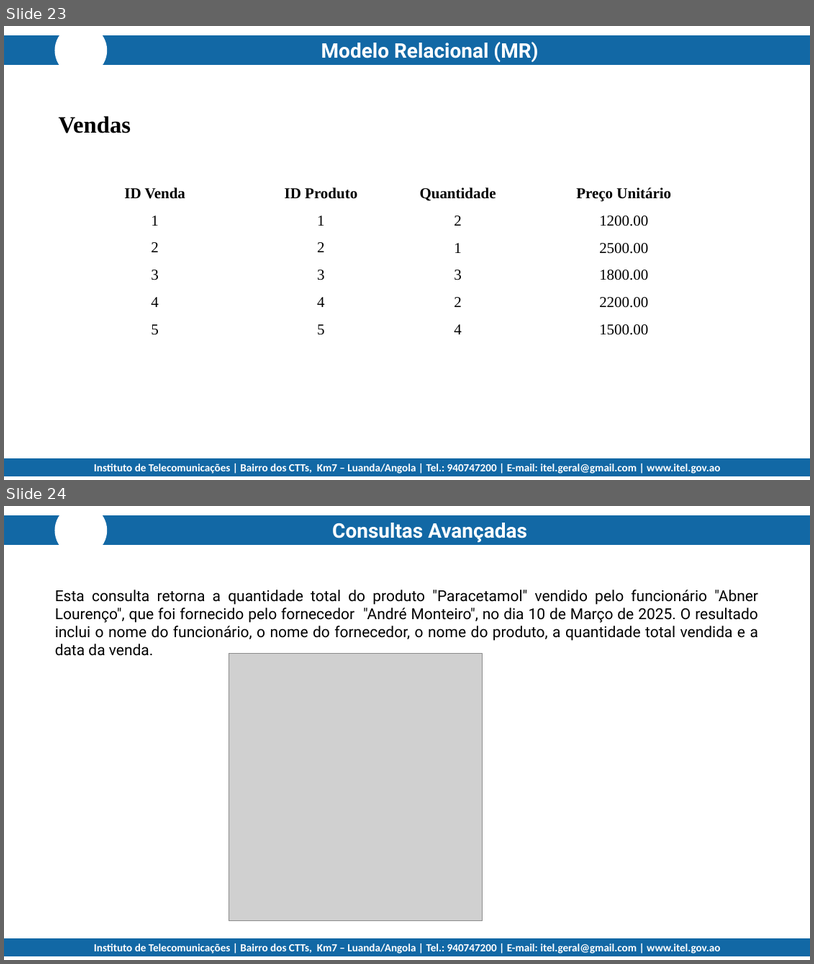
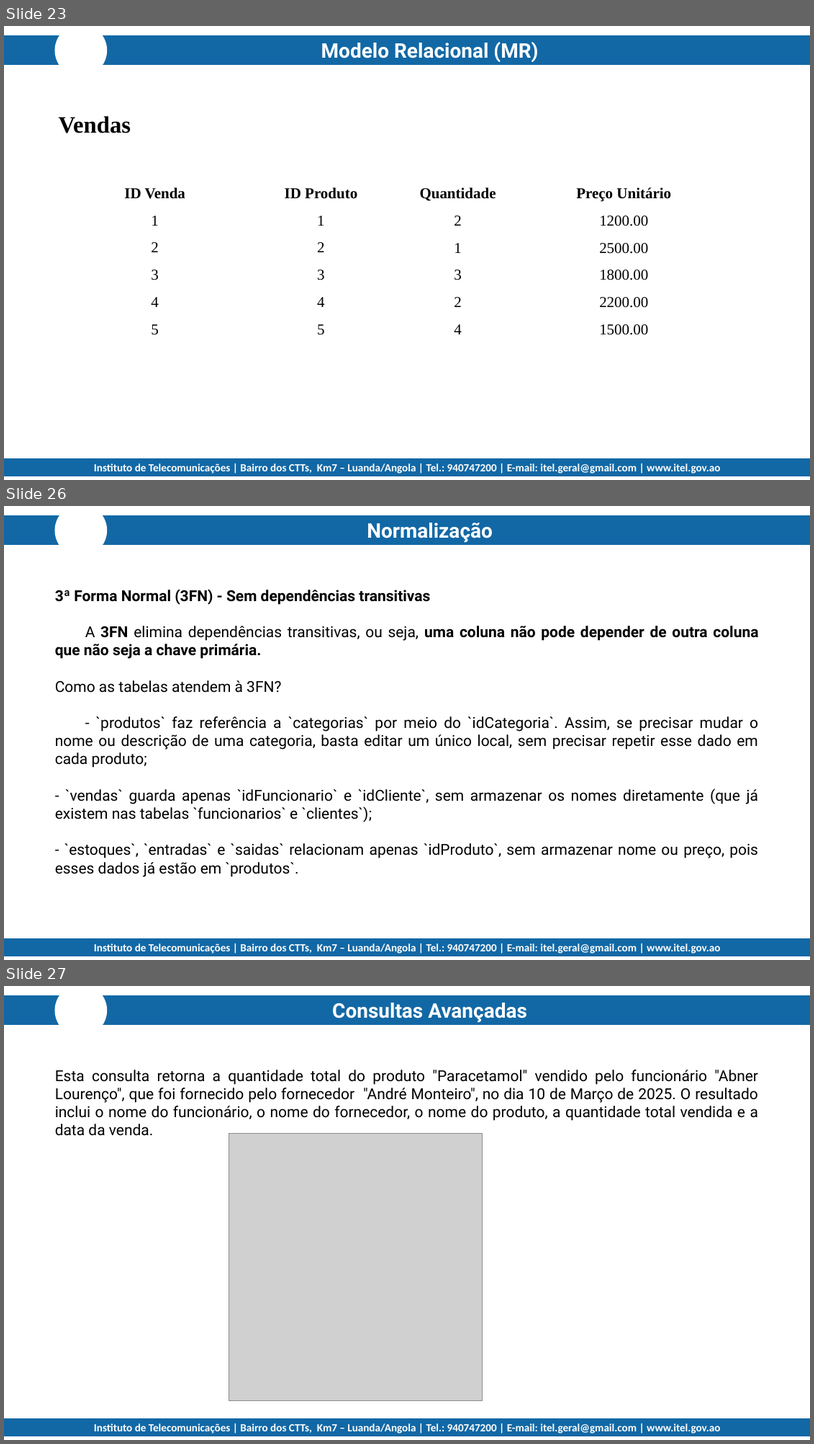
Before and after one commit to jedin01/tumbadas, a slide deck: projeto_coletivo/M_5_Fase3.pptx. Shown one above the other, each under a label of ours: slides 23 and 24 before the commit, slides 23, 26 and 27 after it; the slides between them are not shown. The pictures are 814x964 and 814x1444 pixels, drawn with LibreOffice and Linux fonts; fonts in the diff are those of the drawing; grey boxes stand for pictures; background and template pictures are left out. Boxes give left, top, right and bottom in pixels: in the first picture for what was removed or moved away, otherwise in the second. Text is boxed around its words. In the diff, an @@ line names an element or a change of style, - is before the commit and + after.

```diff
--- a/projeto_coletivo/M_5_Fase3.pptx
+++ b/projeto_coletivo/M_5_Fase3.pptx
@@ slide 26 added at [4,506,810,960], background #FFFFFF; not listed: 4 template elements that a slide beside it also shows @@
@@ text added at [367,523,493,543], 24 pt, text #FFFFFF, bold @@
+Normalização
@@ text added at [55,589,759,877], 18 pt, text #000000 @@
+3ª Forma Normal (3FN) - Sem dependências transitivas
+A 3FN elimina dependências transitivas, ou seja, uma coluna não pode depender de outra coluna que não seja a chave primária.
+Como as tabelas atendem à 3FN?
+- `produtos` faz referência a `categorias` por meio do `idCategoria`. Assim, se precisar mudar o nome ou descrição de uma categoria, basta editar um único local, sem precisar repetir esse dado em cada produto;
+- `vendas` guarda apenas `idFuncionario` e `idCliente`, sem armazenar os nomes diretamente (que já existem nas tabelas `funcionarios` e `clientes`);
+- `estoques`, `entradas` e `saidas` relacionam apenas `idProduto`, sem armazenar nome ou preço, pois esses dados já estão em `produtos`.
@@ what was slide 24 is now slide 27 @@
```
Also in this commit, not shown: 2 other slides added, 1 other file.
